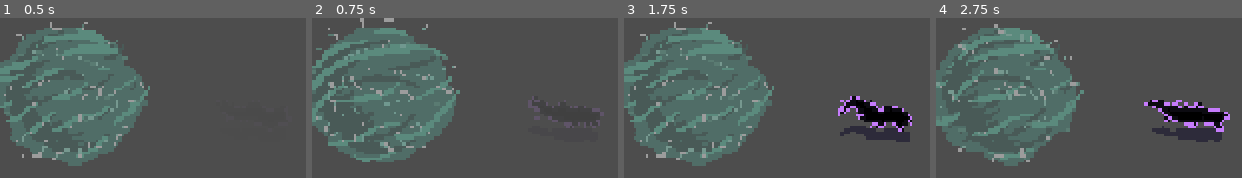
Above: before the commit, frames 1-4 (left to right).
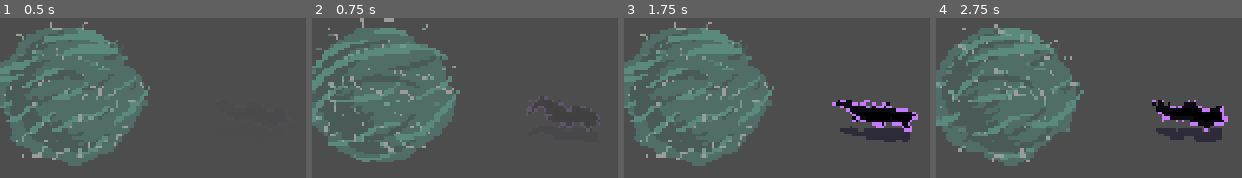
Above: after the commit, the same moments.

Repository: alifeee/loop
Game: Godot game, scene res://scenes/test.tscn
Two runs of this game, one before a commit and one after it. Both use one fixed random seed, a clock stepped at 60 frames per second and the inputs below. This scene is started directly instead of the project's main scene. The engine's default icon, where the game draws it, is replaced by a stand-in: a white triangle on a blue panel in a dark square.
Inputs (mouse positions are in pixels of both pictures, inside the frame that each line leads up to):
- Up to frame 1 (0.5 s): no input
- Up to frame 2 (0.75 s): move the mouse to (outside the picture) at 0.52 s; press the mouse at (outside the picture) at 0.53 s
- Up to frame 3 (1.75 s): move the mouse to (outside the picture) at 1.27 s; release the mouse at (outside the picture) at 1.28 s; click (outside the picture) at 1.35 s
- Up to frame 4 (2.75 s): move the mouse to (outside the picture) at 2.02 s; press the mouse at (outside the picture) at 2.03 s

Frame 1 is identical in both runs. In frame 2, 1.0% of the frame differs, in the area x 69-96%, y 48-72%; in frame 3, 2.0%, in the area x 67-97%, y 48-78%; in frame 4, 1.9%.

Commit message:
randomised frame

Diff:
--- a/scripts/demon.gd
+++ b/scripts/demon.gd
@@ -46,6 +46,10 @@
 
 	var init_col = Color(self.modulate)
 	self.modulate.a = 0
+
+	var num_frames = sprite.sprite_frames.get_frame_count("default")
+	sprite.frame = rng.randi_range(0, num_frames)
+	sprite.frame_progress = rng.randf_range(0, 1)
 
 	var twn = get_tree().create_tween()
 	twn.tween_property(self, "modulate", init_col, 2) \
